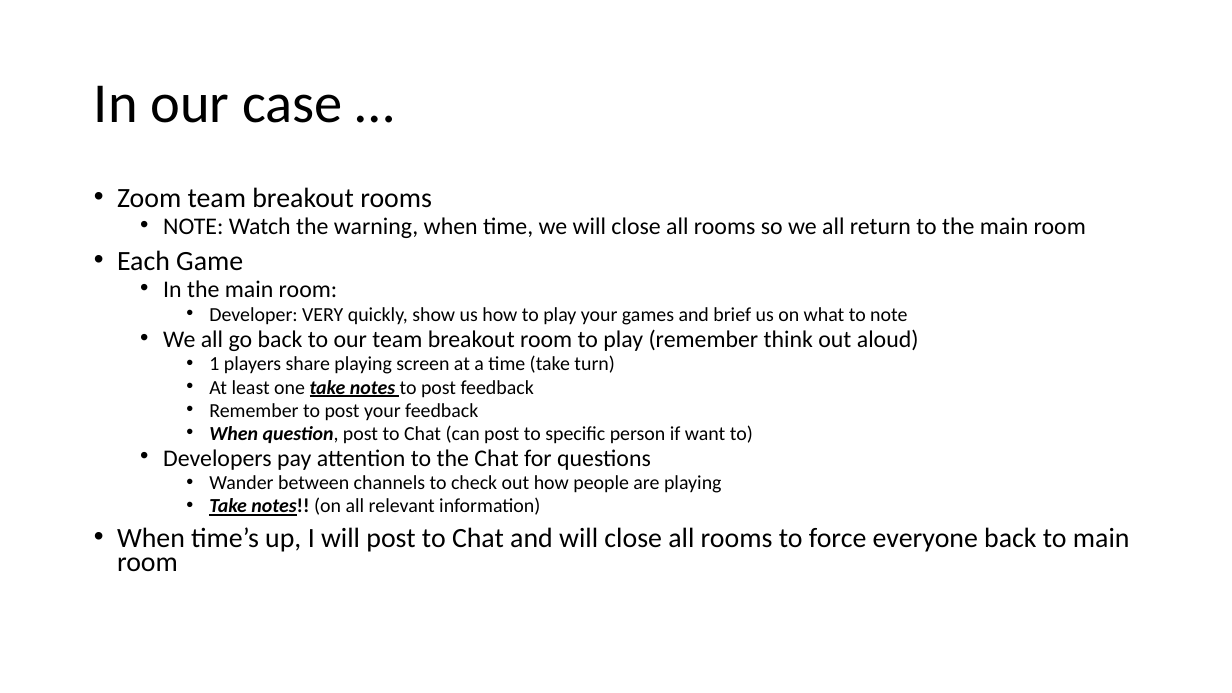
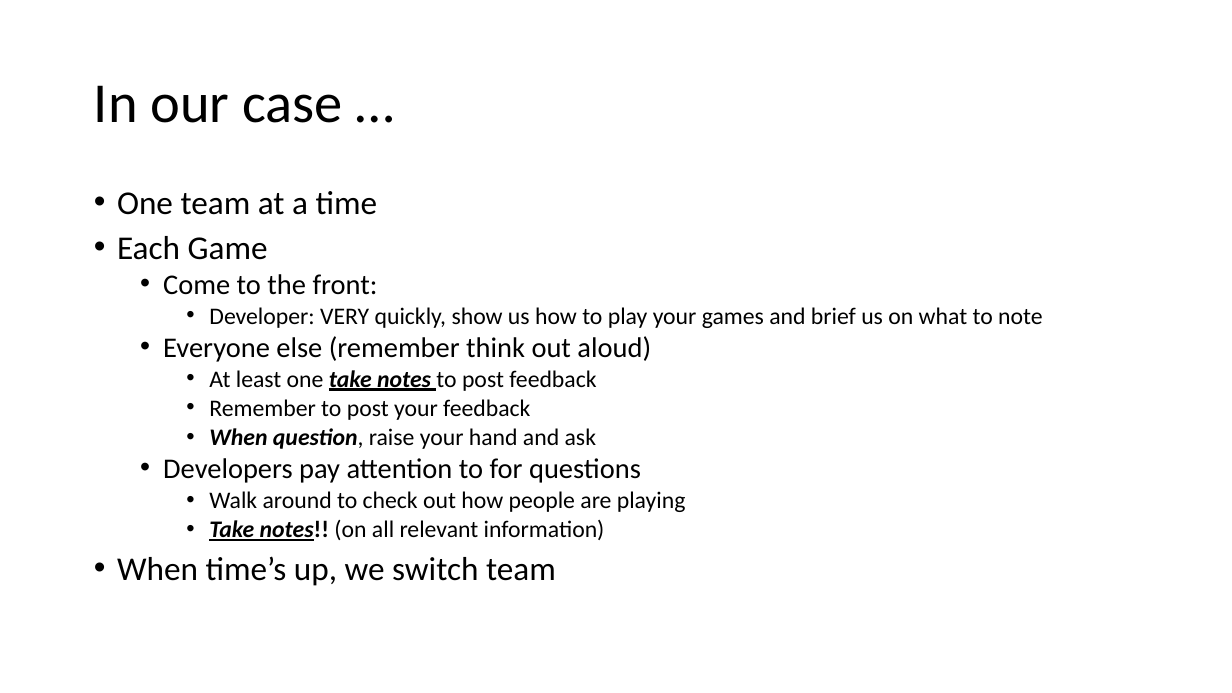
Before and after one commit to myuwbclasses/IntroGameDevelopment, a slide deck: slide 12 of PPT/Playtesting.pptx. Drawn at 1232x693 pixels with LibreOffice and Linux fonts; fonts in the diff are those of the drawing. Boxes give left, top, right and bottom in pixels: in the first picture for what was removed or moved away, otherwise in the second. Text is boxed around its words. In the diff, an @@ line names an element or a change of style, - is before the commit and + after.

```diff
--- a/PPT/Playtesting.pptx
+++ b/PPT/Playtesting.pptx
@@ text at [117,191,378,215]: text changed; size 18.6 to 25.9 pt @@
-• Zoom team breakout rooms
-  • NOTE: Watch the warning, when time, we will close all rooms so we all return to the main room
+• One team at a time
@@ text at [117,236,1042,541]: size 21.7 to 25.9 pt in "Each Game"; size 15.5 to 18.5 pt in "Developer: VERY quickly, show us how to ...", "At least one take notes to post ...", "Remember to post your feedback", "Take notes!! (on all relevant information)"; line spacing 0.7 to 0.8 @@
@@ text at [163,274,378,295]: text changed; size 18.6 to 22.2 pt @@
-  • In the main room:
+  • Come to the front:
@@ text at [163,336,651,362]: text changed; size 18.6 to 22.2 pt @@
-  • We all go back to our team breakout room to play (remember think out aloud)
-    • 1 players share playing screen at a time (take turn)
+  • Everyone else (remember think out aloud)
@@ text at [163,428,686,512]: text changed; size 15.5 to 18.5 pt @@
-    • When question, post to Chat (can post to specific person if want to)
-  • Developers pay attention to the Chat for questions
-    • Wander between channels to check out how people are playing
+    • When question, raise your hand and ask
+  • Developers pay attention to for questions
+    • Walk around to check out how people are playing
@@ text at [117,556,556,586]: text changed; size 21.7 to 25.9 pt @@
-• When time’s up, I will post to Chat and will close all rooms to force everyone back to main room
+• When time’s up, we switch team
```
Also in this commit, not shown: 1 other slide changed, 1 other file.
